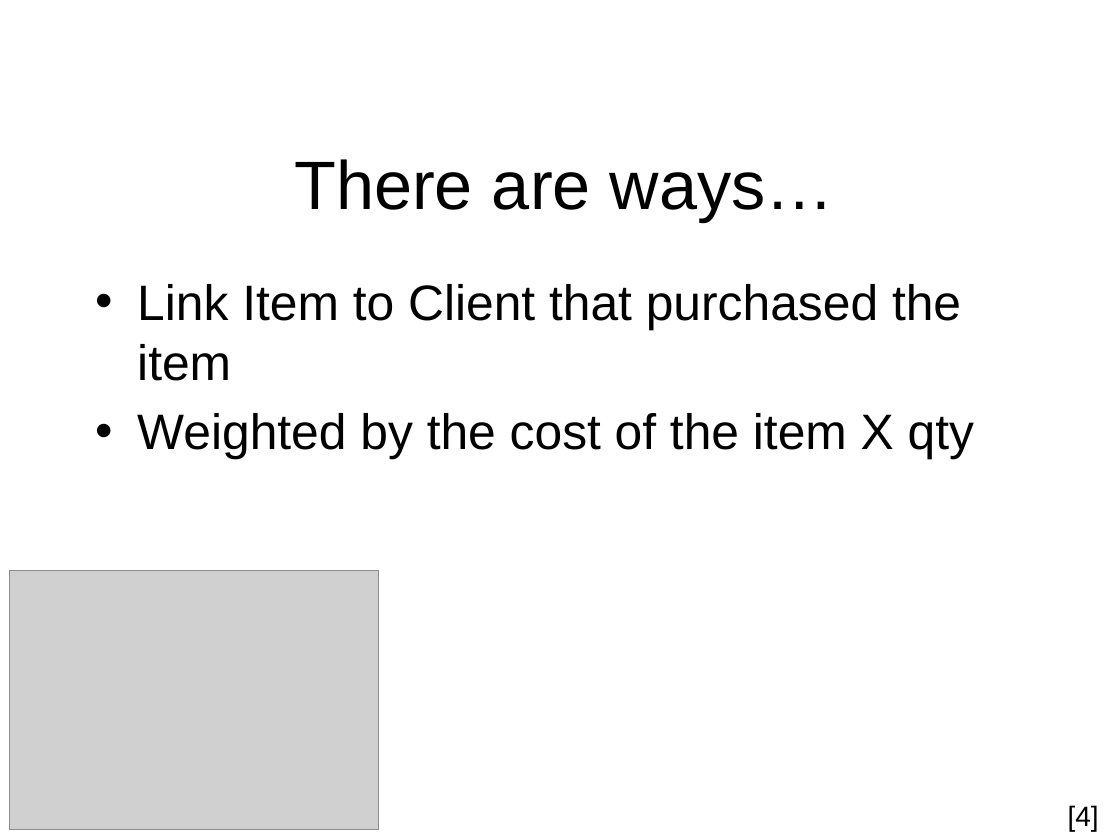
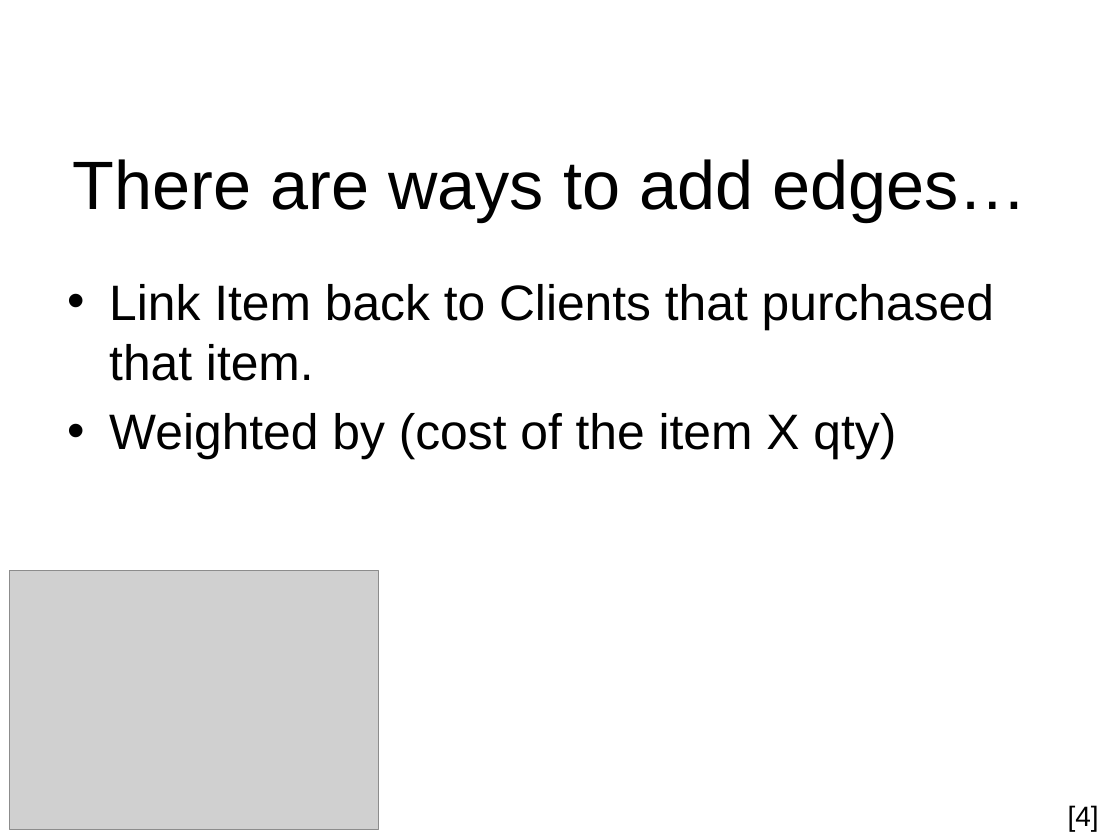
Before and after one commit to nicomp42/CS7081Spring2016Group01FinalProject, a slide deck: slide 10 of Team 01 Final Project.pptx. Drawn at 1120x840 pixels with LibreOffice and Linux fonts; fonts in the diff are those of the drawing; grey boxes stand for pictures; background and template pictures are left out. Boxes give left, top, right and bottom in pixels: in the first picture for what was removed or moved away, otherwise in the second. Text is boxed around its words. In the diff, an @@ line names an element or a change of style, - is before the commit and + after.

```diff
--- a/Team 01 Final Project.pptx
+++ b/Team 01 Final Project.pptx
@@ title at [73, 159, 1027, 221]: text changed @@
-There are ways…
+There are ways to add edges…
@@ text at [109, 284, 994, 460]: text changed @@
-• Link Item to Client that purchased the item
-• Weighted by the cost of the item X qty
+• Link Item back to Clients that purchased that item.
+• Weighted by (cost of the item X qty)
```
Also in this commit, not shown: 1 other slide changed, 1 slide added, 2 slides removed, 1 other file.
